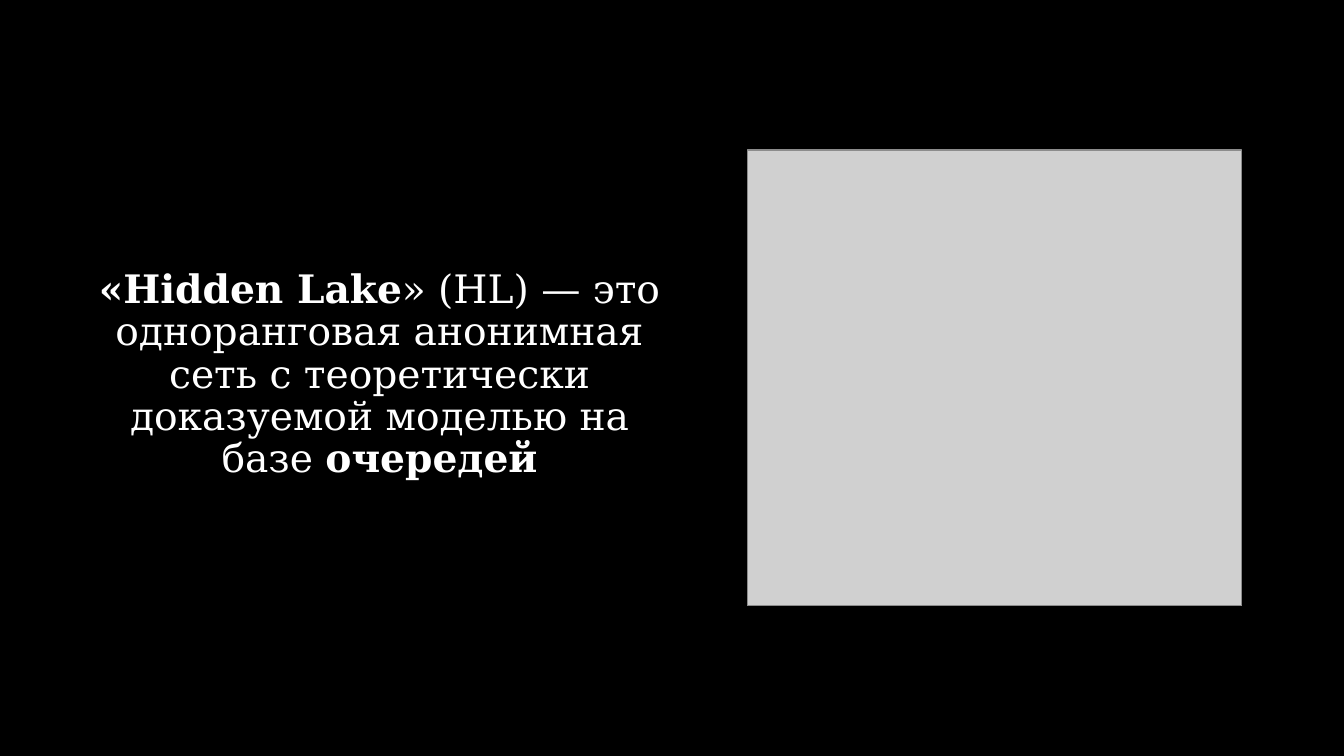
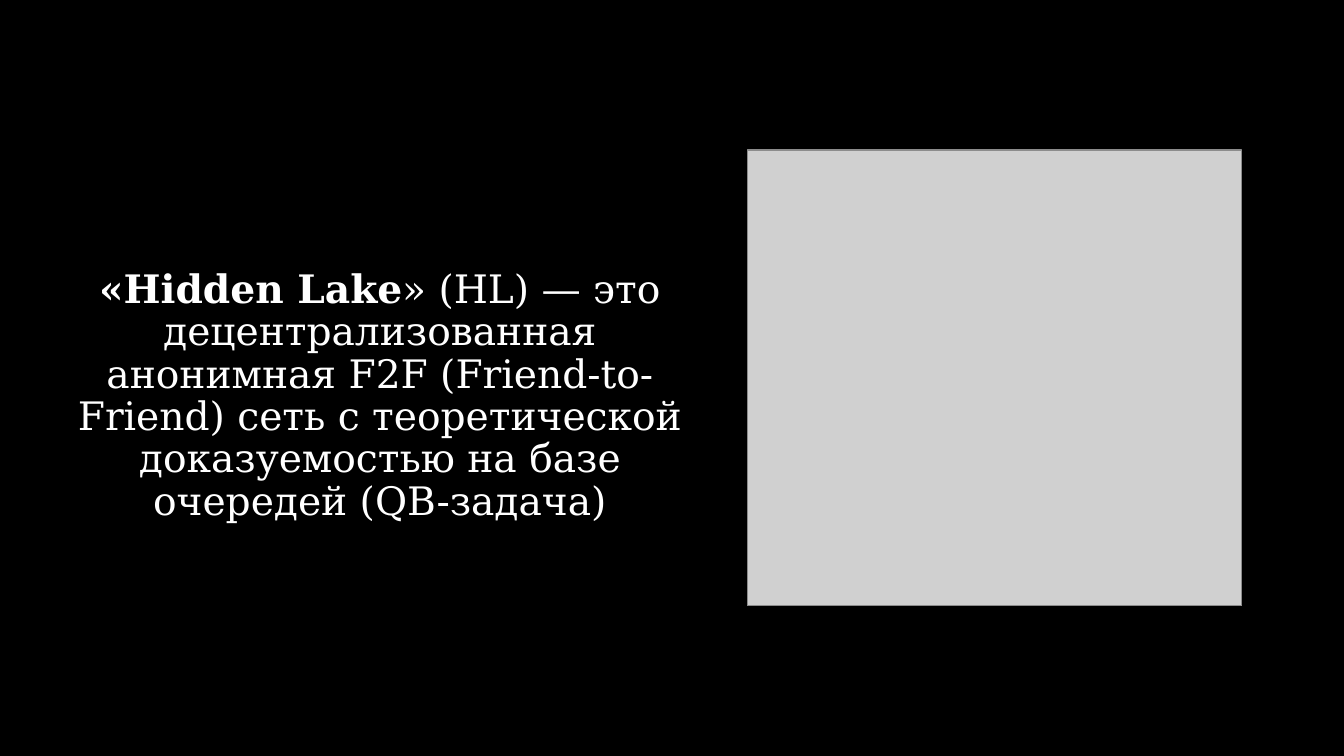
Before and after one commit to number571/go-peer, a slide deck: slide 2 of docs/hidden_lake_anonymous_network_view.pptx. Drawn at 1344x756 pixels with LibreOffice and Linux fonts; fonts in the diff are those of the drawing; grey boxes stand for pictures. Boxes give left, top, right and bottom in pixels: in the first picture for what was removed or moved away, otherwise in the second. Text is boxed around its words. In the diff, an @@ line names an element or a change of style, - is before the commit and + after.

```diff
--- a/docs/hidden_lake_anonymous_network_view.pptx
+++ b/docs/hidden_lake_anonymous_network_view.pptx
@@ subtitle at (78, 273, 682, 523): text changed @@
-«Hidden Lake» (HL) — это одноранговая анонимная сеть с теоретически доказуемой моделью на базе очередей
+«Hidden Lake» (HL) — это децентрализованная анонимная F2F (Friend-to-Friend) сеть с теоретической доказуемостью на базе очередей (QB-задача)
```
Also in this commit, not shown: 8 other slides changed, 6 slides added, 5 slides removed, 3 other files.
